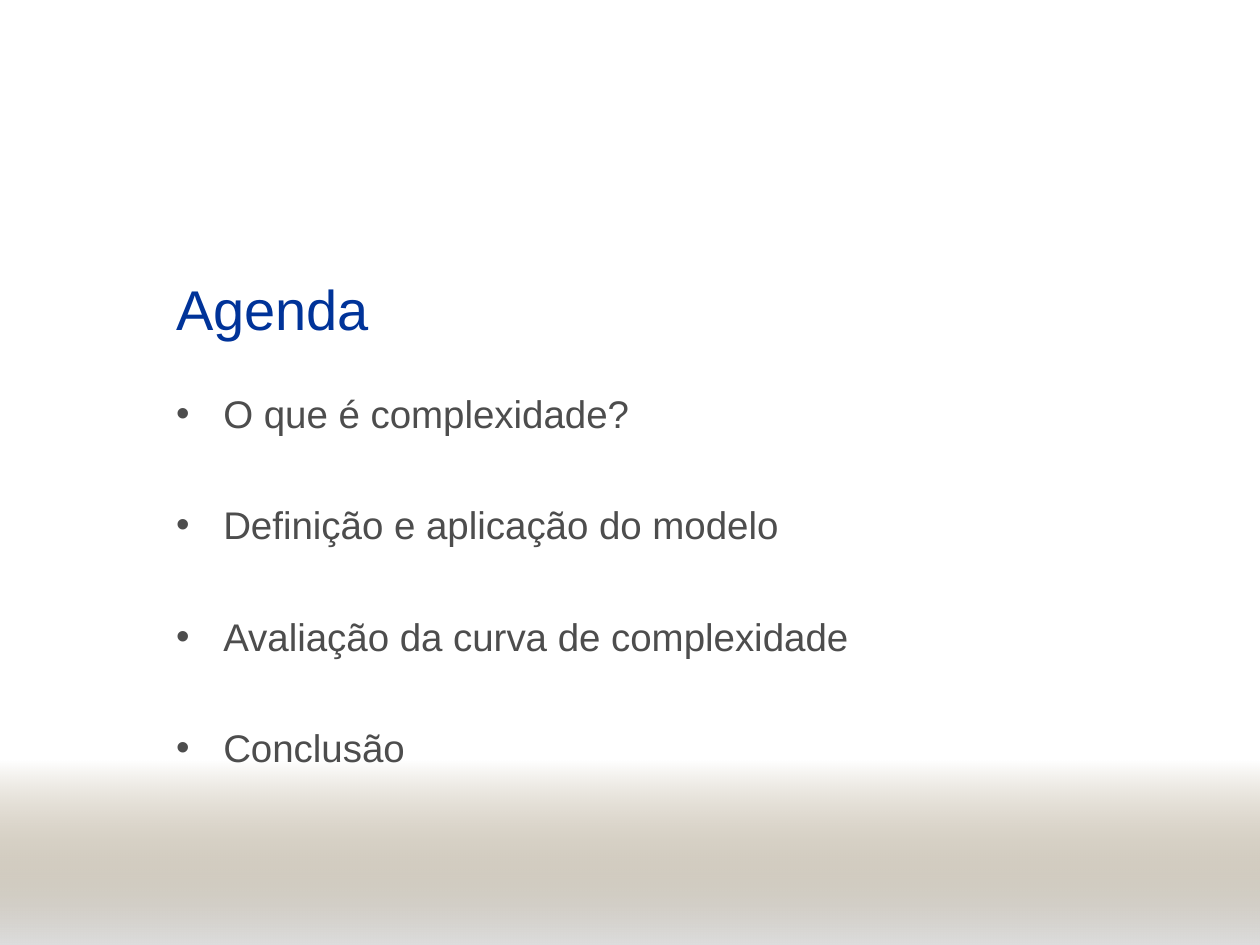
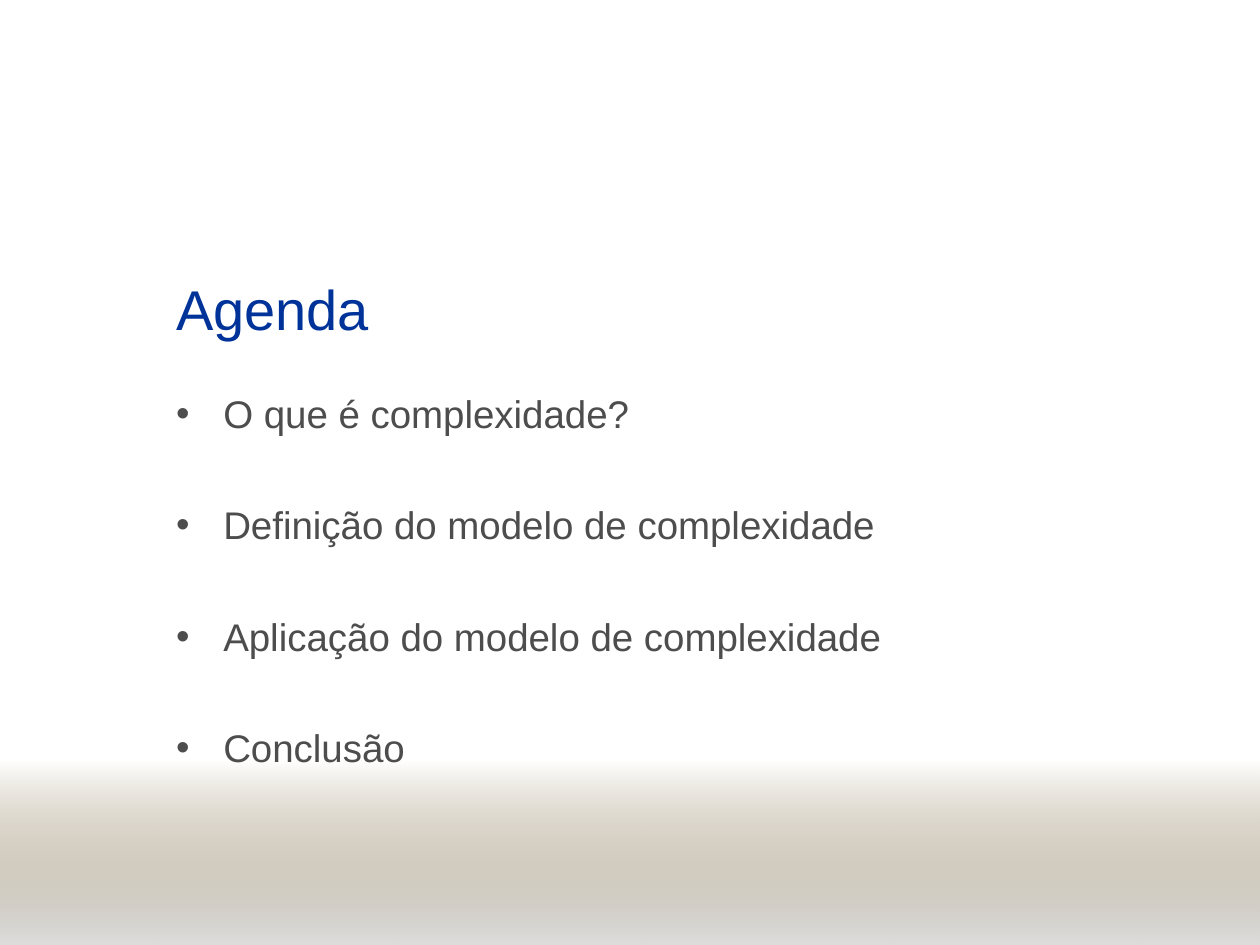
Before and after one commit to henriquekano/horie-dev, a slide deck: slide 3 of trunk/Documents/PCS 2058 - Engenharia de Informação/Systems Complexity/parv.ppt. Drawn at 1260x945 pixels with LibreOffice and Linux fonts; fonts in the diff are those of the drawing; background and template pictures are left out. Boxes give left, top, right and bottom in pixels: in the first picture for what was removed or moved away, otherwise in the second. Text is boxed around its words. In the diff, an @@ line names an element or a change of style, - is before the commit and + after.

```diff
--- a/trunk/Documents/PCS 2058 - Engenharia de Informação/Systems Complexity/parv.ppt
+++ b/trunk/Documents/PCS 2058 - Engenharia de Informação/Systems Complexity/parv.ppt
@@ text at (x1=223, y1=511, x2=881, y2=659): text changed @@
-• Definição e aplicação do modelo
-• Avaliação da curva de complexidade
+• Definição do modelo de complexidade
+• Aplicação do modelo de complexidade
```
Also in this commit, not shown: 2 other files.
